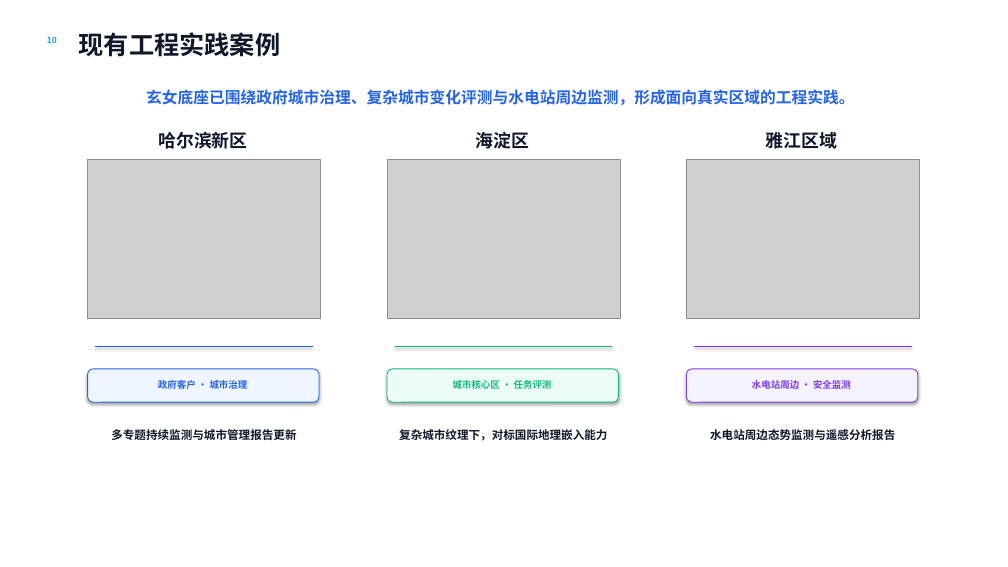
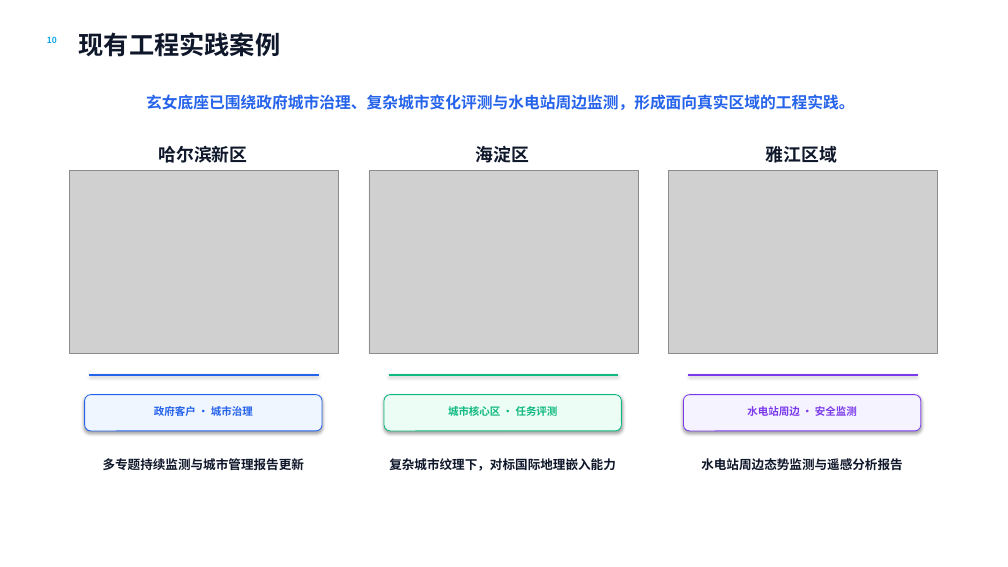
Before and after one commit to go-bananas-wwj/xuannv_embdding, a slide deck: slide 1 of docs/bp_deck/outputs/玄女科技BP_能力案例_v0.2.pptx. Drawn at 1008x567 pixels with LibreOffice and Linux fonts; fonts in the diff are those of the drawing; grey boxes stand for pictures. Boxes give left, top, right and bottom in pixels: in the first picture for what was removed or moved away, otherwise in the second. Text is boxed around its words. In the diff, an @@ line names an element or a change of style, - is before the commit and + after.

```diff
--- a/docs/bp_deck/outputs/玄女科技BP_能力案例_v0.2.pptx
+++ b/docs/bp_deck/outputs/玄女科技BP_能力案例_v0.2.pptx
@@ text "玄女底座已围绕政府城市治理、复杂城市变化评测与水电站周边监测，形成面向真实区域的工程实践。": place and size @@
-text "玄女底座已围绕政府城市治理、复杂城市变化评测与水电站周边监测，形成面向真实区域的工程实践。" at box(146, 89, 855, 105)
+text "玄女底座已围绕政府城市治理、复杂城市变化评测与水电站周边监测，形成面向真实区域的工程实践。" at box(146, 94, 855, 110)
@@ 3 texts: place and size @@
-3 texts at box(158, 131, 837, 149)
+3 texts at box(158, 145, 837, 163)
@@ picture: place and size @@
-picture at box(88, 160, 321, 318)
+picture at box(70, 171, 339, 354)
@@ picture: place and size @@
-picture at box(387, 160, 620, 318)
+picture at box(369, 171, 638, 354)
@@ picture: place and size @@
-picture at box(687, 160, 920, 318)
+picture at box(668, 171, 938, 354)
@@ line moved from (95, 346) - (313, 346) to (89, 375) - (319, 375) @@
@@ line moved from (395, 346) - (613, 346) to (389, 375) - (619, 375) @@
@@ line moved from (694, 346) - (912, 346) to (688, 375) - (918, 375) @@
@@ rounded rectangle: place and size @@
-rounded rectangle at box(88, 369, 319, 402)
+rounded rectangle at box(85, 395, 322, 431)
@@ size 9 to 10 pt in 3 elements at box(448, 406, 558, 416), box(747, 406, 857, 416), box(154, 404, 253, 418) @@
@@ text "政府客户 · 城市治理": place and size @@
-text "政府客户 · 城市治理" at box(158, 380, 248, 389)
+text "政府客户 · 城市治理" at box(154, 404, 253, 418)
@@ rounded rectangle: place and size @@
-rounded rectangle at box(387, 369, 619, 402)
+rounded rectangle at box(384, 395, 622, 431)
@@ text "城市核心区 · 任务评测": place and size @@
-text "城市核心区 · 任务评测" at box(453, 380, 552, 389)
+text "城市核心区 · 任务评测" at box(448, 406, 558, 416)
@@ rounded rectangle: place and size @@
-rounded rectangle at box(687, 369, 918, 402)
+rounded rectangle at box(684, 395, 921, 431)
@@ text "水电站周边 · 安全监测": place and size @@
-text "水电站周边 · 安全监测" at box(752, 380, 851, 389)
+text "水电站周边 · 安全监测" at box(747, 406, 857, 416)
@@ text "多专题持续监测与城市管理报告更新": place and size @@
-text "多专题持续监测与城市管理报告更新" at box(111, 429, 296, 440)
+text "多专题持续监测与城市管理报告更新" at box(103, 458, 304, 470)
@@ text "复杂城市纹理下，对标国际地理嵌入能力": place and size @@
-text "复杂城市纹理下，对标国际地理嵌入能力" at box(399, 429, 607, 441)
+text "复杂城市纹理下，对标国际地理嵌入能力" at box(389, 458, 616, 471)
@@ size 11 to 12 pt in 3 elements at box(103, 458, 304, 470), box(389, 458, 616, 471), box(701, 458, 902, 470) @@
@@ text "水电站周边态势监测与遥感分析报告": place and size @@
-text "水电站周边态势监测与遥感分析报告" at box(710, 429, 895, 440)
+text "水电站周边态势监测与遥感分析报告" at box(701, 458, 902, 470)
```
Also in this commit, not shown: 1 other slide changed, 1 other file.
